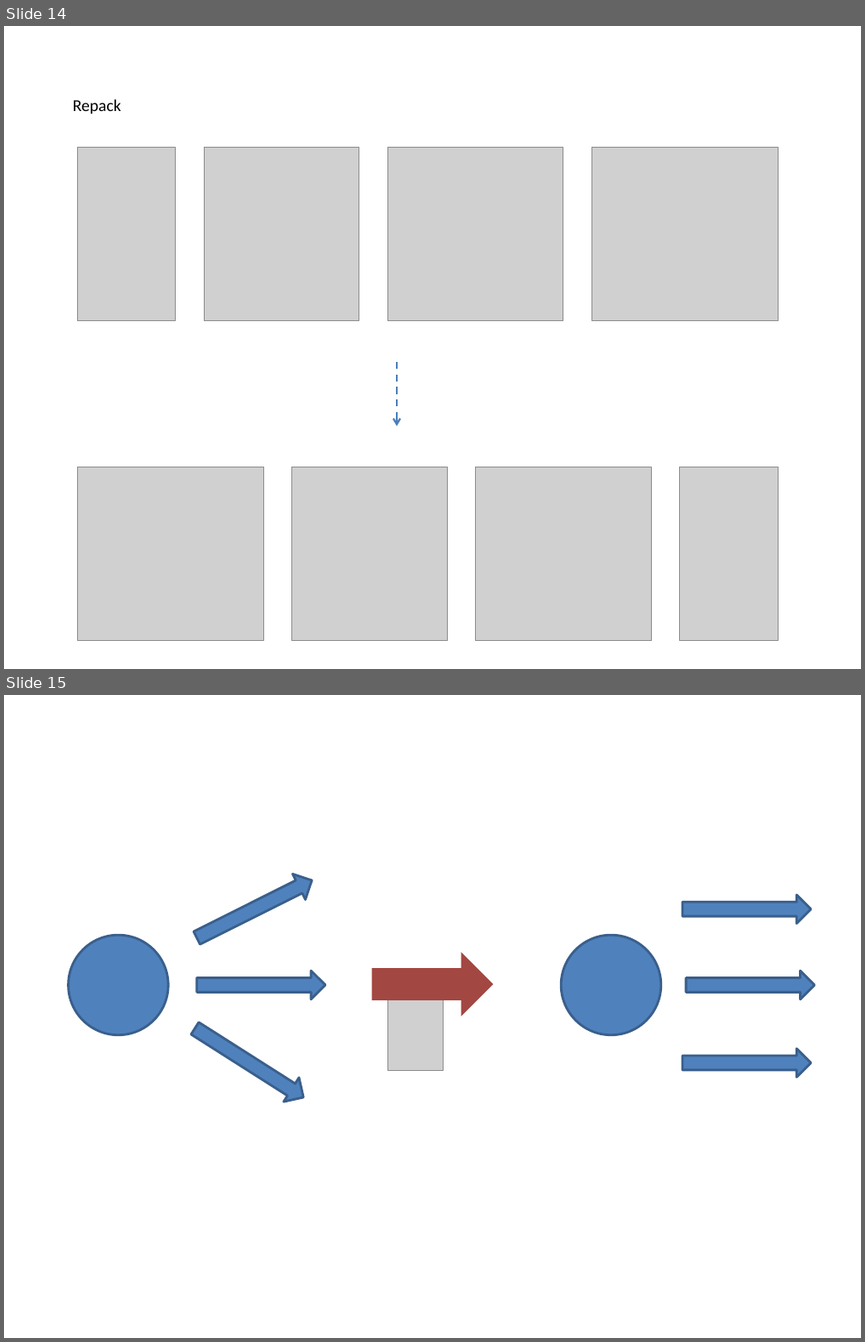
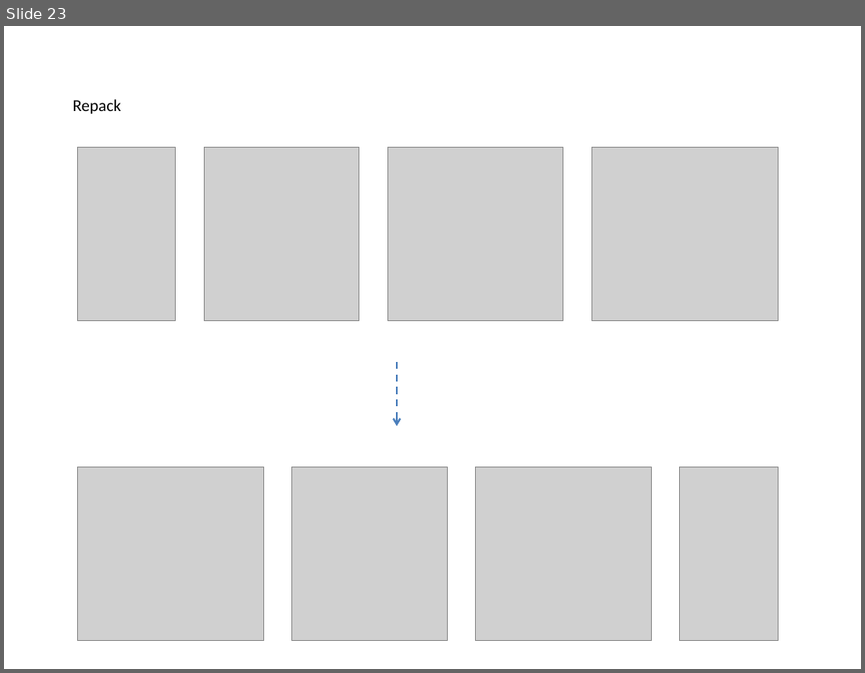
Before and after one commit to PowerPointLabs/PowerPointLabs, a slide deck: doc/Examples-PositionsLab.pptx. Shown one above the other, each under a label of ours: slides 14 and 15 before the commit, slide 23 after it. The pictures are 865x1342 and 865x673 pixels, drawn with LibreOffice and Linux fonts; fonts in the diff are those of the drawing; grey boxes stand for pictures. Boxes give left, top, right and bottom in pixels: in the first picture for what was removed or moved away, otherwise in the second. Text is boxed around its words. In the diff, an @@ line names an element or a change of style, - is before the commit and + after.

```diff
--- a/doc/Examples-PositionsLab.pptx
+++ b/doc/Examples-PositionsLab.pptx
@@ slide 15 removed at (x1=4, y1=695, x2=861, y2=1338), background #FFFFFF @@
@@ right arrow removed at (x1=190, y1=868, x2=318, y2=950) @@
@@ right arrow removed at (x1=682, y1=895, x2=812, y2=923) @@
@@ ellipse removed at (x1=69, y1=935, x2=169, y2=1035) @@
@@ ellipse removed at (x1=561, y1=935, x2=661, y2=1035) @@
@@ right arrow removed at (x1=197, y1=971, x2=325, y2=999) @@
@@ down arrow removed at (x1=371, y1=952, x2=493, y2=1015) @@
@@ right arrow removed at (x1=686, y1=971, x2=815, y2=999) @@
@@ picture removed at (x1=388, y1=999, x2=443, y2=1069) @@
@@ right arrow removed at (x1=188, y1=1015, x2=311, y2=1108) @@
@@ right arrow removed at (x1=682, y1=1048, x2=812, y2=1077) @@
@@ what was slide 14 is now slide 23 @@
```
Also in this commit, not shown: 1 slide changed, 13 slides added, 1 other slide removed.
